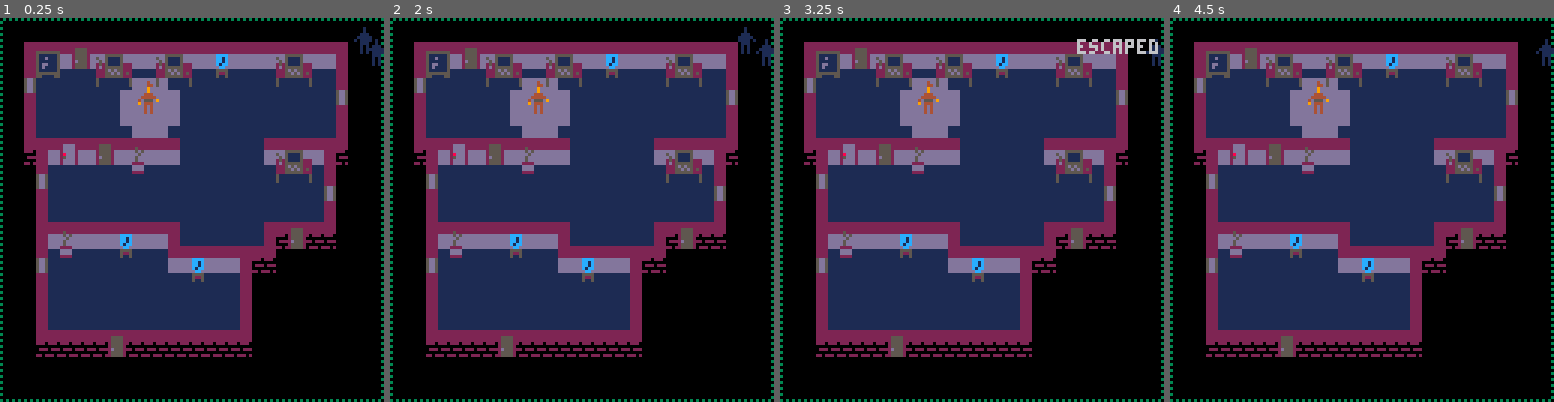
Above: before the commit, frames 1-4 (left to right).
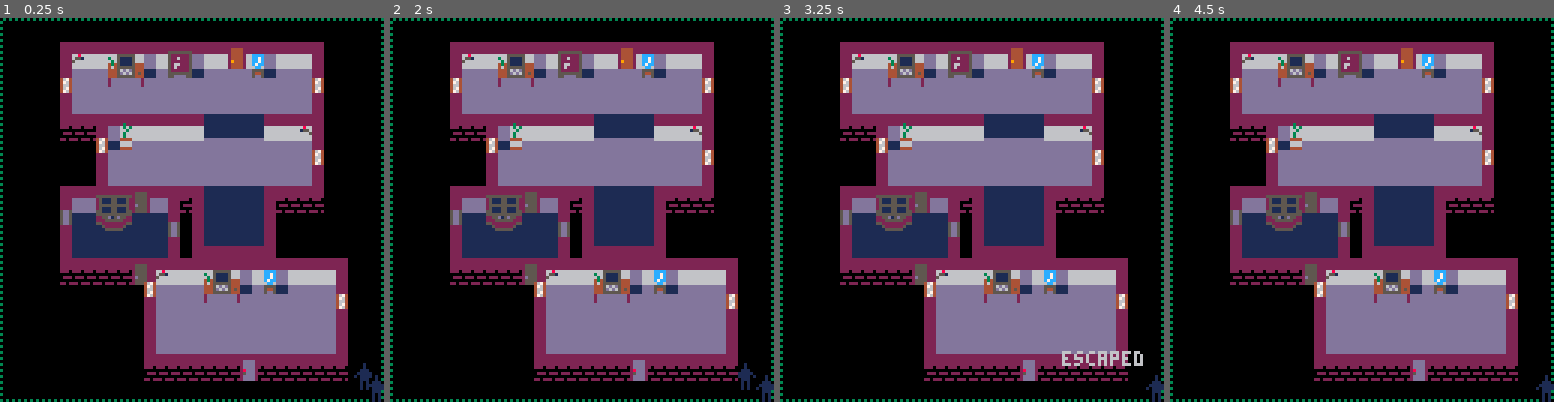
Above: after the commit, the same moments.

Repository: ironchestgames/pico-8-carts
Game: PICO-8 cartridge stealth.p8
Two runs of this game, one before a commit and one after it. Both use one fixed random seed, a clock stepped at 60 frames per second and the inputs below.
Inputs:
- Up to frame 1 (0.25 s): no input
- Up to frame 2 (2 s): tap O (Z key) at 0.33, 0.7, 1.43 s; tap X (X key) at 1.07 s; hold Left from 1.97 s (still down)
- Up to frame 3 (3.25 s): tap X (X key) every 0.33 s from 2.07 to 3.07 s; tap O (Z key) at 2.22, 3.1 s; release Left at 2.37 s; hold Down 2.42-2.82 s; hold Right from 2.87 s (still down)
- Up to frame 4 (4.5 s): tap X (X key) every 0.33 s from 3.4 to 4.4 s; release Right at 3.53 s; hold Up 3.58-4.08 s; tap O (Z key) at 3.98 s; hold Right from 4.13 s (still down)

The runs differ from the first frame. In frame 1, 57% of the frame differs, in the area x 6-100%, y 2-100%; in frame 2, 57%; in frame 3, 57%, in the area x 6-100%, y 5-100%; in frame 4, 57%.

Commit message:
stealth - rename variable

Diff:
--- a/stealth.p8
+++ b/stealth.p8
@@ -199,7 +199,7 @@
  -- return nil
 end
 
-local t=0
+local tick=0
 
 local msgs={}
 local msgcols={{6,13},{9,10}}
@@ -252,13 +252,13 @@
 end
 
 local guards={
- {
-  x=12,y=7,
-  dx=-1,dy=0,
-  state='holding',
-  state_c=0,
-  state_c2=0,
- },
+ -- {
+ --  x=12,y=7,
+ --  dx=-1,dy=0,
+ --  state='holding',
+ --  state_c=0,
+ --  state_c2=0,
+ -- },
  -- {
  --  x=16,y=30,
  --  dx=-1,dy=0,
@@ -275,7 +275,7 @@
 local function setalertlvl2(_m)
  if alertlvl == 1 then
   alertlvl=2
-  t=60
+  tick=60
   policet=120
   for _g in all(guards) do
    add(msgs,{x=_g.x,y=_g.y,s=_m,t=4,colset=2})
@@ -790,7 +790,8 @@
 -- seed=9737
 -- seed=7594
 -- seed=6590
-seed=210
+-- seed=210
+seed=8986
 debug('seed',seed)
 
 function mapgen()
@@ -1124,13 +1125,13 @@
 
 
 function _init()
- t=0
+ tick=0
  alertlvl=1
  mapgen()
 end
 
 function gameupdate()
- t-=1
+ tick-=1
 
  -- reset fog
  for _i=0,arslen do
@@ -1241,7 +1242,7 @@
   -- end
  end
 
- if t <= 0 then
+ if tick <= 0 then
 
   -- update guards
   for _g in all(guards) do
@@ -1340,7 +1341,7 @@
     sfx(19)
    end
   end
-  t=alertlvls[alertlvl]
+  tick=alertlvls[alertlvl]
  end
 
  -- clear objects light
@@ -1797,7 +1798,7 @@
      local _frame=0
      if _g.state == 'patrolling' then
       _frame=1
-      if t < alertlvls[alertlvl]/2 then
+      if tick < alertlvls[alertlvl]/2 then
        _frame=2
       end
      end
@@ -1825,7 +1826,7 @@
 
  -- draw messages
  local _coli=1
- if t%8 >= 4 then
+ if tick%8 >= 4 then
   _coli=2
  end
  for _m in all(msgs) do
